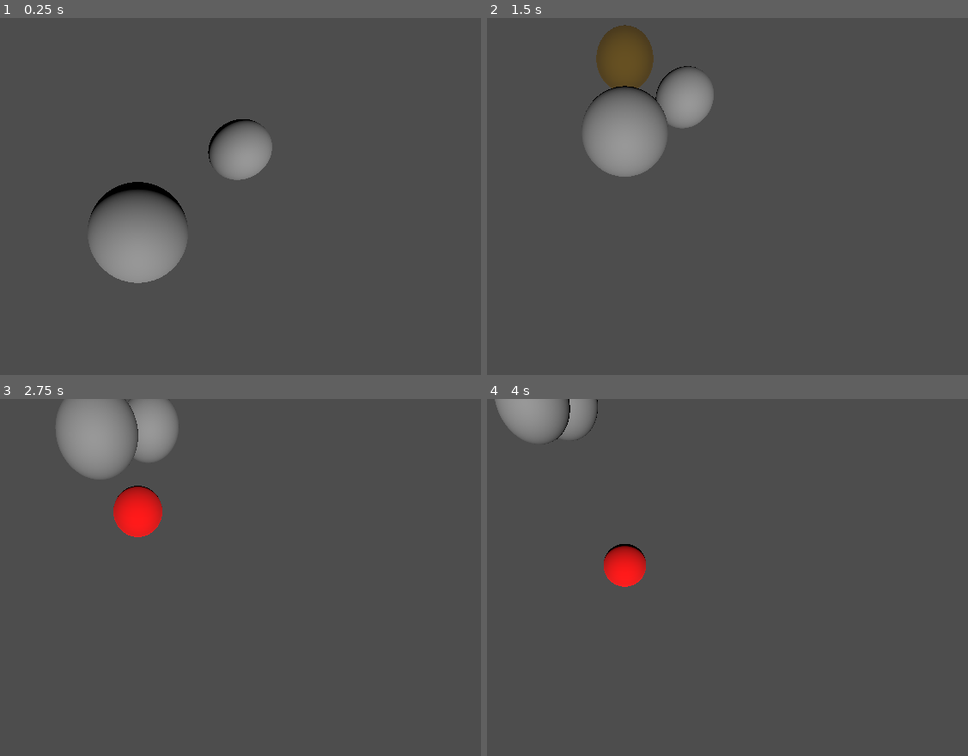
Above: before the commit, frames 1-4 (two rows, left to right).
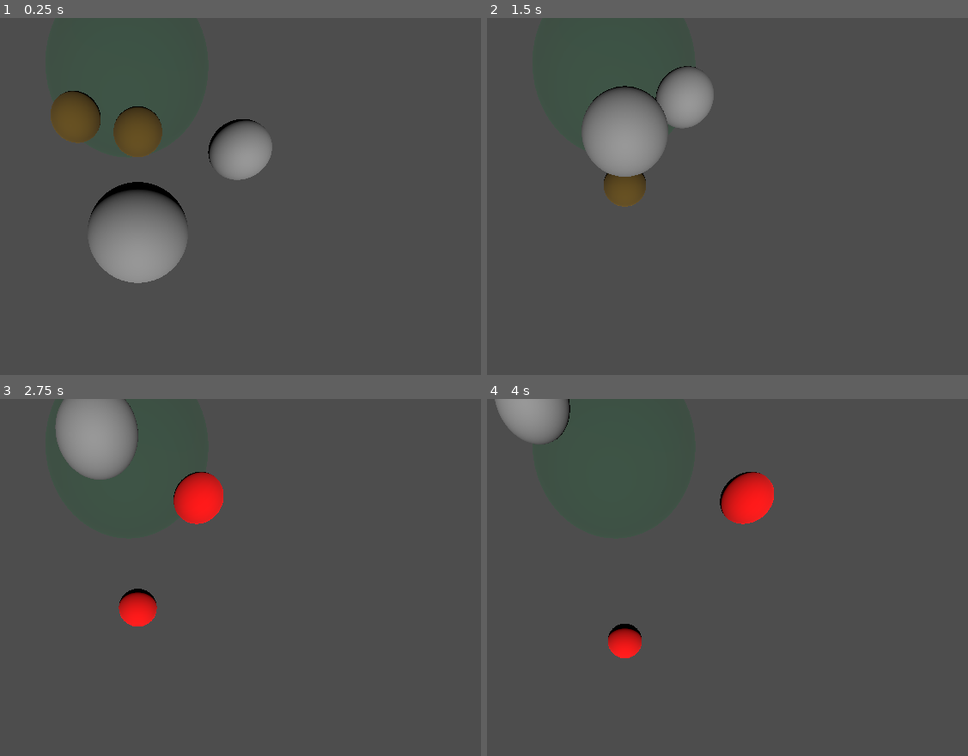
Above: after the commit, the same moments.

Repository: tmrupp/LD59
Game: Godot game, scene res://Scenes/tom.tscn
Same seed, same stepped clock (60 frames per second), same inputs: the game is played once before the commit and once after it.
Inputs (mouse positions are in pixels of both pictures, inside the frame that each line leads up to):
- Up to frame 1 (0.25 s): no input
- Up to frame 2 (1.5 s): tap Enter at 0.5 s; move the mouse to (592, 289) at 0.52 s; hold W from 0.53 s (still down); move the mouse to (828, 267) at 1.27 s
- Up to frame 3 (2.75 s): move the mouse to (outside the picture) at 2.02 s; release W at 2.03 s; hold A from 2.03 s (still down)
- Up to frame 4 (4 s): move the mouse to (660, 591) at 2.77 s; move the mouse to (520, 495) at 3.52 s; release A at 3.53 s; hold S from 3.53 s (still down)

The runs differ from the first frame. In frame 1, 2.3% of the frame differs, in the area x 10-34%, y 20-39%; in frame 2, 2.3%; in frame 3, 4.4%, in the area x 23-47%, y 0-64%; in frame 4, 3.2%.

Commit message:
added collisions

Diff:
--- a/Scenes/ship.tscn
+++ b/Scenes/ship.tscn
@@ -1,6 +1,6 @@
 [gd_scene format=3 uid="uid://de42481q0cwhl"]
 
-[ext_resource type="Script" uid="uid://oxqhqjikch46" path="res://scripts/ship.gd" id="1_l3rv8"]
+[ext_resource type="Script" uid="uid://62buldcvlc2u" path="res://Scripts/ship.gd" id="1_l3rv8"]
 
 [sub_resource type="SphereMesh" id="SphereMesh_ugvm7"]
 
@@ -12,9 +12,9 @@
 [node name="MeshInstance3D" type="MeshInstance3D" parent="." unique_id=836166506]
 mesh = SubResource("SphereMesh_ugvm7")
 
-[node name="StaticBody3D" type="StaticBody3D" parent="." unique_id=417491629]
+[node name="Area3D" type="Area3D" parent="." unique_id=417491629]
 
-[node name="CollisionShape3D" type="CollisionShape3D" parent="StaticBody3D" unique_id=1813683780]
+[node name="CollisionShape3D" type="CollisionShape3D" parent="Area3D" unique_id=1813683780]
 shape = SubResource("SphereShape3D_ugvm7")
 
 [node name="SubViewport" type="SubViewport" parent="." unique_id=1286162305]
@@ -25,3 +25,6 @@
 
 [node name="RemoteTransform3D" type="RemoteTransform3D" parent="." unique_id=409095934]
 remote_path = NodePath("../SubViewport/Node3D")
+
+[connection signal="area_entered" from="Area3D" to="." method="_on_area_entered"]
+[connection signal="body_entered" from="Area3D" to="." method="_on_body_entered"]
--- a/Scenes/tom.tscn
+++ b/Scenes/tom.tscn
@@ -1,7 +1,7 @@
 [gd_scene format=3 uid="uid://bapvuruc6k447"]
 
 [ext_resource type="PackedScene" uid="uid://de42481q0cwhl" path="res://scenes/ship.tscn" id="1_ugvm7"]
-[ext_resource type="Script" uid="uid://b5mmbiysvkkb" path="res://scripts/asteroid.gd" id="2_85xcm"]
+[ext_resource type="Script" uid="uid://dgyoiv2wukaxw" path="res://Scripts/asteroid.gd" id="2_85xcm"]
 
 [sub_resource type="StandardMaterial3D" id="StandardMaterial3D_85xcm"]
 albedo_color = Color(0.38629052, 0.2949082, 0.08428394, 1)
@@ -10,6 +10,13 @@
 material = SubResource("StandardMaterial3D_85xcm")
 
 [sub_resource type="SphereShape3D" id="SphereShape3D_ugvm7"]
+
+[sub_resource type="StandardMaterial3D" id="StandardMaterial3D_8alpp"]
+transparency = 1
+albedo_color = Color(0.0703, 0.37, 0.19018002, 0.33333334)
+
+[sub_resource type="SphereMesh" id="SphereMesh_7m3ry"]
+material = SubResource("StandardMaterial3D_8alpp")
 
 [node name="Main" type="Node3D" unique_id=1987251493]
 
@@ -45,13 +52,37 @@
 transform = Transform3D(0.7273896, 0, 0.6862247, 0, 1, 0, -0.6862247, 0, 0.7273896, 1.8856115, 0, -2.1898193)
 
 [node name="Asteroid" type="Node3D" parent="." unique_id=924411034]
-transform = Transform3D(1, 0, 0, 0, 1, 0, 0, 0, 1, 0, 2.7240872, -3.4443474)
+transform = Transform3D(-4.371139e-08, -1, 0, -4.371139e-08, 1.9106855e-15, 1, -1, 4.371139e-08, -4.371139e-08, 0, 0.19755888, -3.4443474)
 script = ExtResource("2_85xcm")
 
 [node name="MeshInstance3D" type="MeshInstance3D" parent="Asteroid" unique_id=2040605125]
 mesh = SubResource("SphereMesh_joe6r")
 
-[node name="StaticBody3D" type="StaticBody3D" parent="Asteroid" unique_id=537684635]
+[node name="StaticBody3D" type="StaticBody3D" parent="Asteroid" unique_id=537684635 groups=["obstacle"]]
 
 [node name="CollisionShape3D" type="CollisionShape3D" parent="Asteroid/StaticBody3D" unique_id=917254217]
 shape = SubResource("SphereShape3D_ugvm7")
+
+[node name="Asteroid2" type="Node3D" parent="." unique_id=1981599724]
+transform = Transform3D(-4.371139e-08, 0, -1, 0, 1, 0, 1, 0, -4.371139e-08, -1.5151107, 0.19755888, -3.609644)
+script = ExtResource("2_85xcm")
+
+[node name="MeshInstance3D" type="MeshInstance3D" parent="Asteroid2" unique_id=1984613818]
+mesh = SubResource("SphereMesh_joe6r")
+
+[node name="StaticBody3D" type="StaticBody3D" parent="Asteroid2" unique_id=26043348 groups=["obstacle"]]
+
+[node name="CollisionShape3D" type="CollisionShape3D" parent="Asteroid2/StaticBody3D" unique_id=1773992455]
+shape = SubResource("SphereShape3D_ugvm7")
+
+[node name="Goal" type="Node3D" parent="." unique_id=791758862]
+transform = Transform3D(6.585, 0, 0, 0, 6.585, 0, 0, 0, 6.585, -0.42079735, 0, -10.247673)
+
+[node name="MeshInstance3D" type="MeshInstance3D" parent="Goal" unique_id=632127229]
+transform = Transform3D(1.0000001, 0, 0, 0, 1.0000001, 0, 0, 0, 1.0000001, 0, 0, 0)
+mesh = SubResource("SphereMesh_7m3ry")
+
+[node name="Area3D" type="Area3D" parent="Goal" unique_id=399263299 groups=["goal"]]
+
+[node name="CollisionShape3D" type="CollisionShape3D" parent="Goal/Area3D" unique_id=1790455981]
+shape = SubResource("SphereShape3D_ugvm7")
--- a/scripts/asteroid.gd
+++ b/scripts/asteroid.gd
@@ -1,6 +1,6 @@
 extends Node3D
 
-@export var velocity: Vector3 = Vector3.DOWN
+@export var velocity = 1.0
 
 func change_color ():
 	await (get_tree().create_timer(2).timeout)
@@ -20,5 +20,5 @@
 
 # Called every frame. 'delta' is the elapsed time since the previous frame.
 func _process(delta: float) -> void:
-	position += delta*velocity
+	position += -transform.basis.z * velocity * delta
 	pass
--- a/scripts/ship.gd
+++ b/scripts/ship.gd
@@ -11,7 +11,6 @@
 	view = ship_view_scene.instantiate()
 	view.add_to_group("ship_view")
 	views.add_child(view)
-
 	capture()
 	render()
 
@@ -48,6 +47,16 @@
 			KEY_D:
 				turn(Vector3.DOWN)
 
+func _on_body_entered(body: Node) -> void:
+	if body.is_in_group("obstacle"):
+		print("Collided with obstacle:", body.get_parent().name)
+		queue_free()
+
+func _on_area_entered(area: Area3D) -> void:
+	if area.is_in_group("goal"):
+		print("Reached goal area:", area.get_parent().name)
+		queue_free()
+
 
 func _process(delta: float) -> void:
 	position += -transform.basis.z * velocity * delta
Not shown, changed: scripts/asteroid.gd.uid
Not shown, changed: scripts/ship.gd.uid
